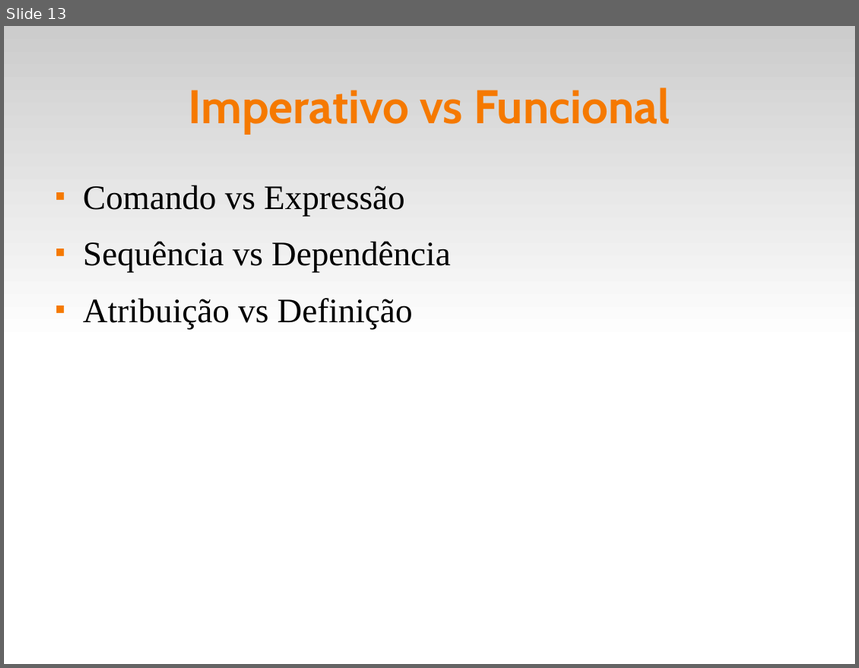
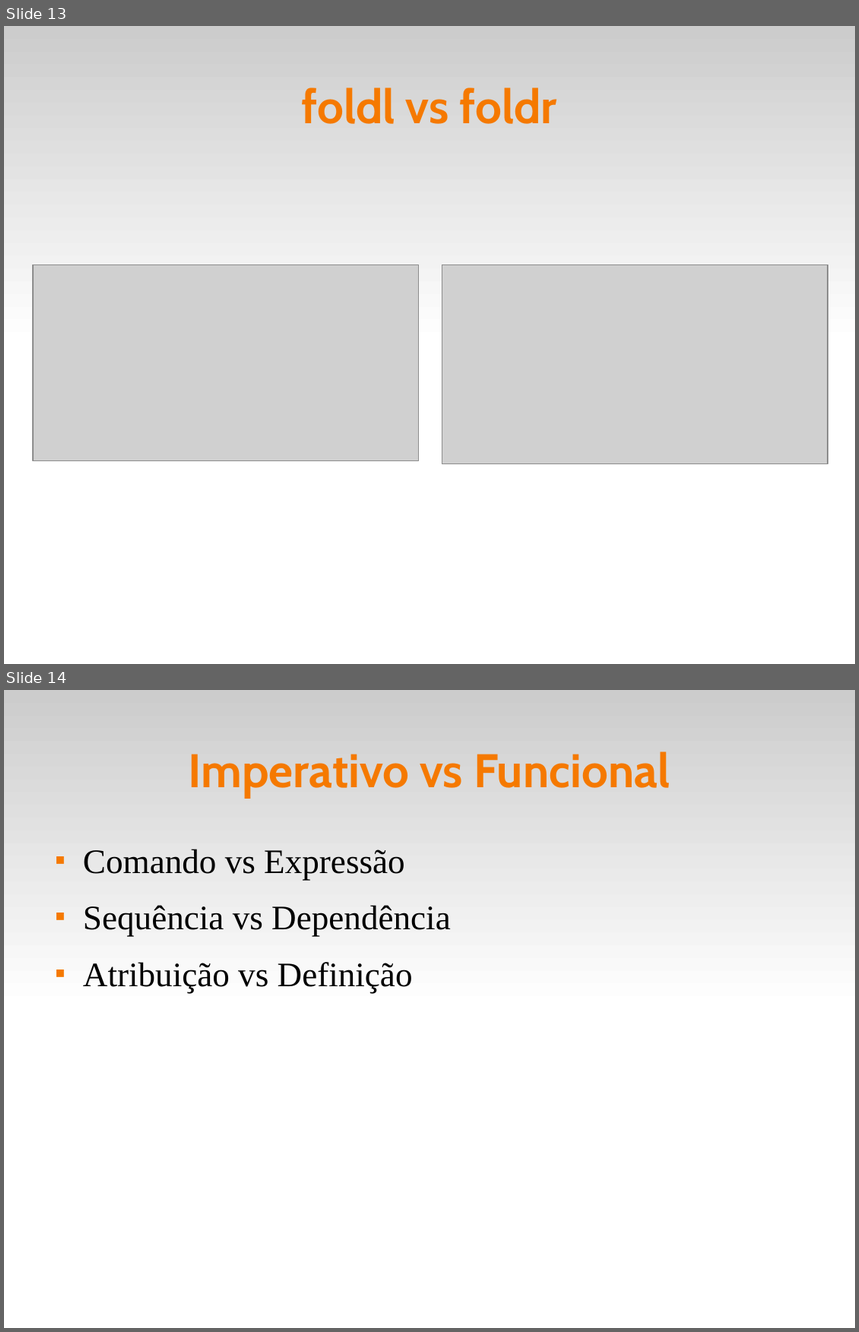
Before and after one commit to fsantanna-uerj/EDL, a slide deck: slides/edl-10-fun.odp. Shown one above the other, each under a label of ours: slide 13 before the commit, slides 13 and 14 after it. The pictures are 859x668 and 859x1332 pixels, drawn with LibreOffice and Linux fonts; fonts in the diff are those of the drawing; grey boxes stand for pictures. Boxes give left, top, right and bottom in pixels: in the first picture for what was removed or moved away, otherwise in the second. Text is boxed around its words. In the diff, an @@ line names an element or a change of style, - is before the commit and + after.

```diff
--- a/slides/edl-10-fun.odp
+++ b/slides/edl-10-fun.odp
@@ slide 13 added at bbox=[4, 26, 855, 664], background #FFFFFF; not listed: 1 template element that a slide beside it also shows @@
@@ title added at bbox=[301, 88, 557, 124], 44 pt, text #F57900, bold @@
+foldl vs foldr
@@ picture added at bbox=[33, 265, 419, 461] @@
@@ picture added at bbox=[442, 265, 828, 465] @@
@@ what was slide 13 is now slide 14 @@
```
Also in this commit, not shown: 2 slides changed, 2 other slides added, 10 other files.
